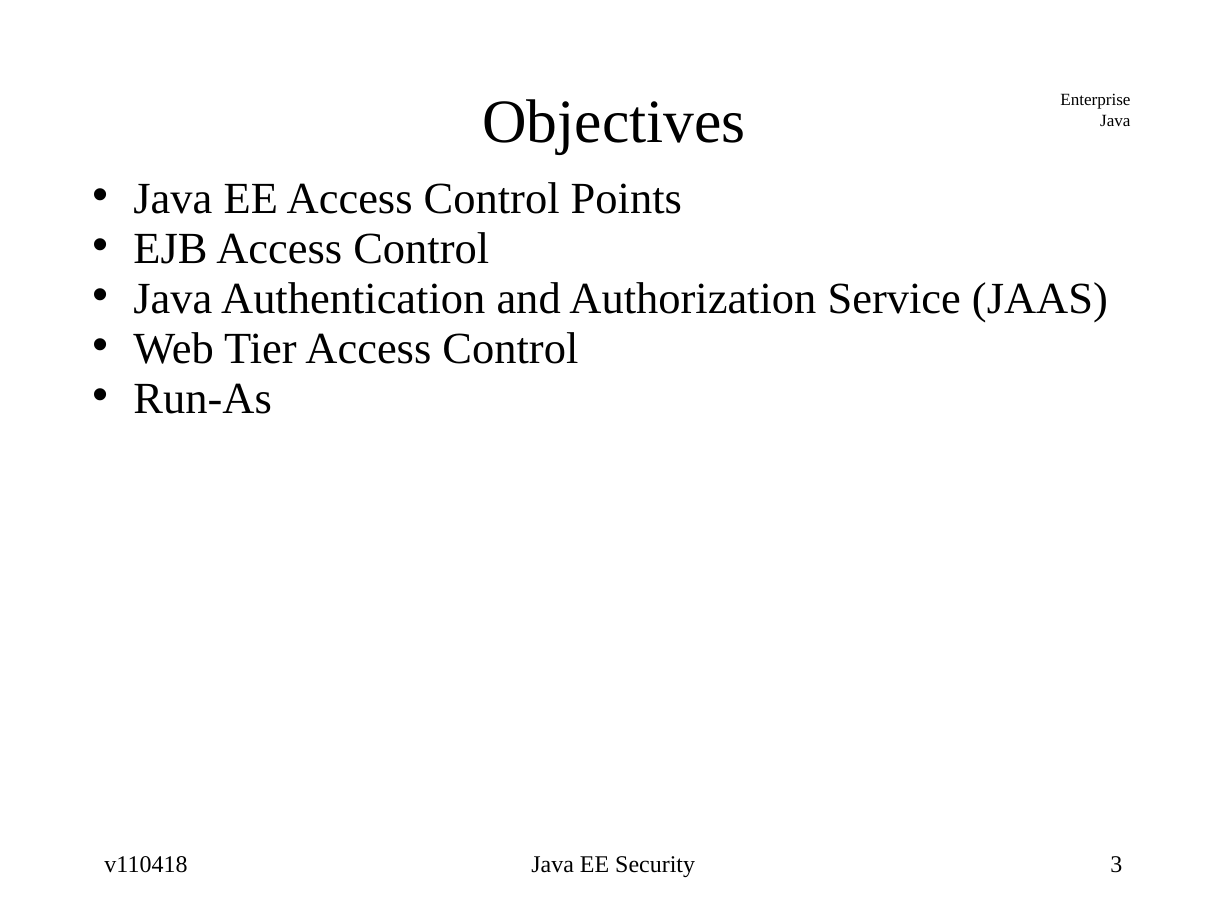
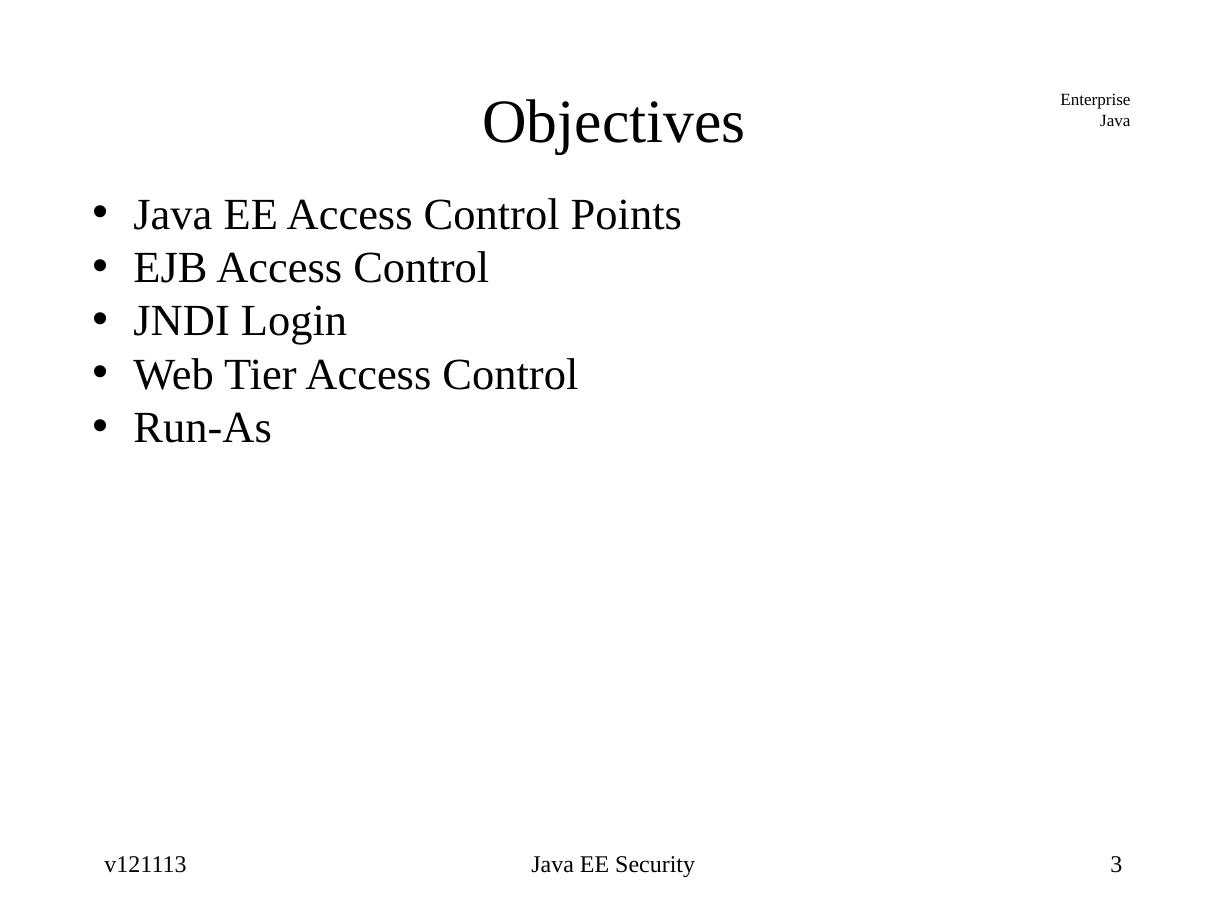
Before and after one commit to jcstaff/ejava-javaee, a slide deck: slide 3 of securePing/src/site/resources/lectures/javaeeSecurity.ppt. Drawn at 1232x924 pixels with LibreOffice and Linux fonts; fonts in the diff are those of the drawing. Boxes give left, top, right and bottom in pixels: in the first picture for what was removed or moved away, otherwise in the second. Text is boxed around its words. In the diff, an @@ line names an element or a change of style, - is before the commit and + after.

```diff
--- a/securePing/src/site/resources/lectures/javaeeSecurity.ppt
+++ b/securePing/src/site/resources/lectures/javaeeSecurity.ppt
@@ text at (x1=133, y1=198, x2=682, y2=443): line spacing 0.68 to 1; less space between paragraphs @@
@@ text at (x1=133, y1=305, x2=347, y2=344): text changed @@
-• Java Authentication and Authorization Service (JAAS)
+• JNDI Login
@@ text at (x1=104, y1=856, x2=186, y2=873): text changed @@
-v110418
+v121113
```
Also in this commit, not shown: 32 other slides changed, 6 slides added, 14 slides removed.
